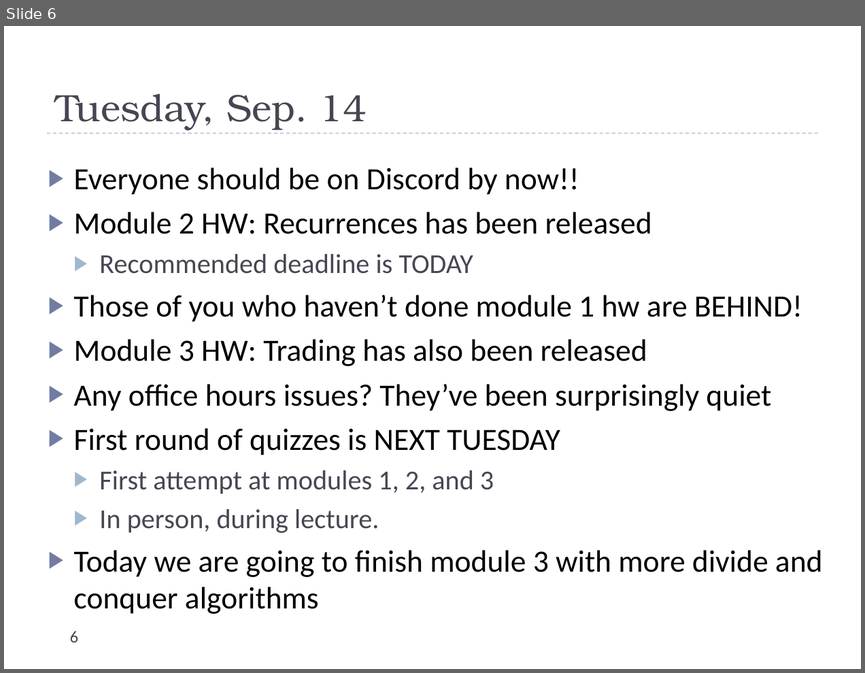
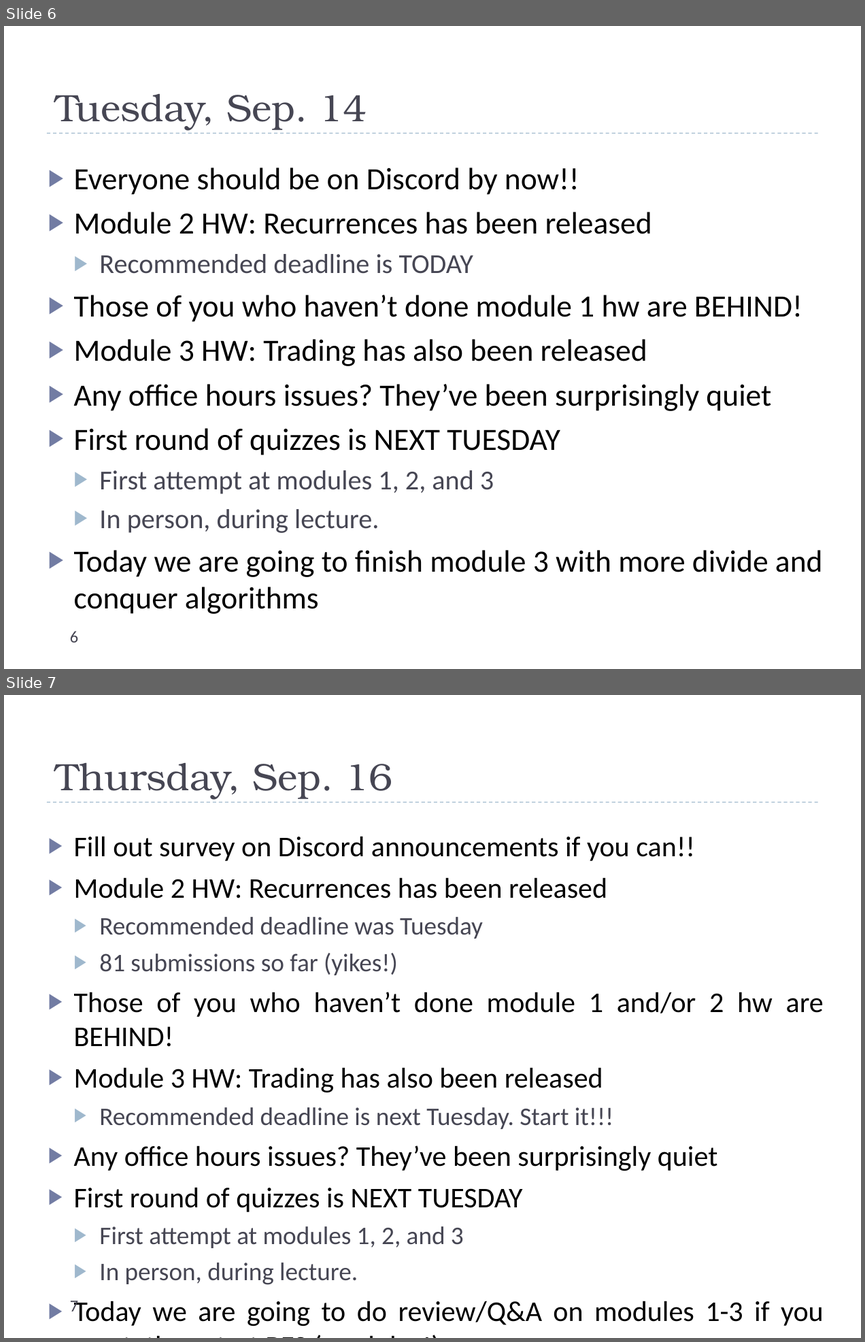
Before and after one commit to uva-cs/cs4102-f21, a slide deck: slides/dailyannouncements_mf.pptx. Shown one above the other, each under a label of ours: slide 6 before the commit, slides 6 and 7 after it. The pictures are 865x673 and 865x1342 pixels, drawn with LibreOffice and Linux fonts; fonts in the diff are those of the drawing. Boxes give left, top, right and bottom in pixels: in the first picture for what was removed or moved away, otherwise in the second. Text is boxed around its words. In the diff, an @@ line names an element or a change of style, - is before the commit and + after.

Commit message:
bfs polish. Announcement slides

```diff
--- a/slides/dailyannouncements_mf.pptx
+++ b/slides/dailyannouncements_mf.pptx
@@ slide 7 added at <box>4,695,861,1338</box>, background #FFFFFF; not listed: 1 template element that a slide beside it also shows @@
@@ title added at <box>55,763,392,799</box>, 32 pt, text #464653 @@
+Thursday, Sep. 16
@@ text added at <box>74,836,823,1326</box>, 24.1 pt, text #000000 @@
+▶ Fill out survey on Discord announcements if you can!!
+▶ Module 2 HW: Recurrences has been released
+  ▶ Recommended deadline was Tuesday
+  ▶ 81 submissions so far (yikes!)
+▶ Those of you who haven’t done module 1 and/or 2 hw are BEHIND!
+▶ Module 3 HW: Trading has also been released
+  ▶ Recommended deadline is next Tuesday. Start it!!!
+▶ Any office hours issues? They’ve been surprisingly quiet
+▶ First round of quizzes is NEXT TUESDAY
+  ▶ First attempt at modules 1, 2, and 3
+  ▶ In person, during lecture.
+▶ Today we are going to do review/Q&A on modules 1-3 if you want, then start BFS (module 4)
@@ page number added at <box>70,1300,78,1311</box>, 14 pt, text #464653 @@
+7
```
Also in this commit, not shown: 1 other file.
